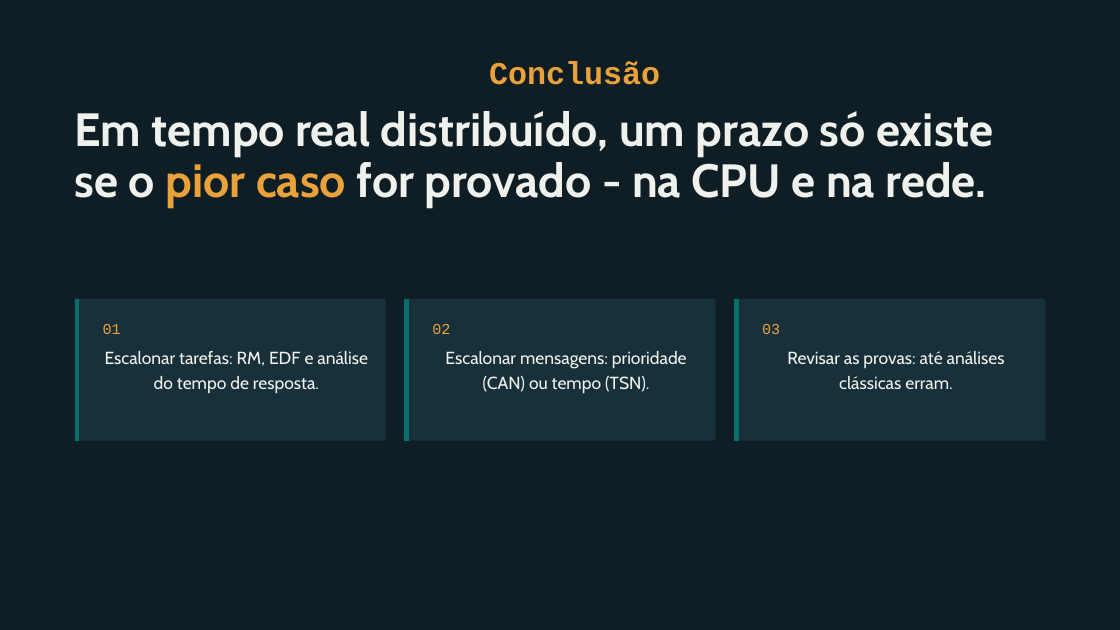
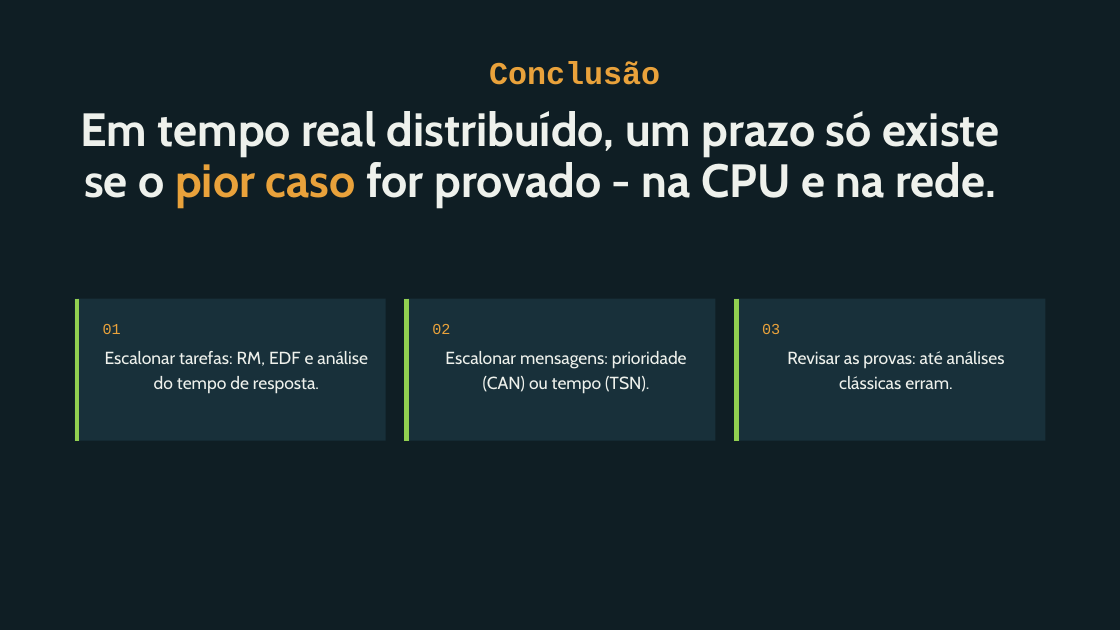
Before and after one commit to Balduino-BD/Trabalho_Distribuido, a slide deck: slide 12 of Apresentação/Sistemas Distribuídos de Tempo Real_Balduino_Felipe.pptx (slide 13 before the commit). Drawn at 1120x630 pixels with LibreOffice and Linux fonts; fonts in the diff are those of the drawing. Boxes give left, top, right and bottom in pixels: in the first picture for what was removed or moved away, otherwise in the second. Text is boxed around its words. In the diff, an @@ line names an element or a change of style, - is before the commit and + after.

```diff
--- a/Apresentação/Sistemas Distribuídos de Tempo Real_Balduino_Felipe.pptx
+++ b/Apresentação/Sistemas Distribuídos de Tempo Real_Balduino_Felipe.pptx
@@ text "Em tempo real distribuído, um ..." at <box>81,111,1000,209</box>: alignment left to centre @@
@@ line (77, 299) - (77, 441): stroke #0B6E6E 4 pt to #92D050 4 pt @@
@@ line (407, 299) - (407, 441): stroke #0B6E6E 4 pt to #92D050 4 pt @@
@@ line (737, 299) - (737, 441): stroke #0B6E6E 4 pt to #92D050 4 pt @@
```
Also in this commit, not shown: 8 other slides changed, 1 slide removed.
